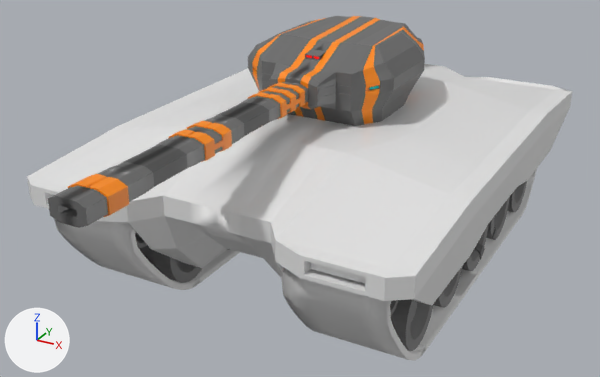
One commit to the FBX model Assets/NetcodeForGameObjects/Prefab/TankV2.fbx: the scene before it, then after it.
The view is the same before and after, from a 50 mm lens placed at (32.2, -65.7, 37.4), pointed at (-0.2, -6.8, 7.9). Arrows for +X, +Y and +Z are at lower left; the lights stay in place. Where no turn or scale is listed for an object, it has been applied to the vertices. Vertices at the same position are counted once.

The scene before the commit, as lines of its bpy script (objects in view):
```python
me_cube_001 = bpy.data.meshes.new('Cube.001')
me_cube_001.from_pydata(...)  # 388 vertices, 396 faces; spans x -16.6..16.6, y -23.4..23.4, z 0.0..11.0
me_cube_001.materials.append(mat_material_001)  # white #e7e7e7
me_cube_003 = bpy.data.meshes.new('Cube.003')
me_cube_003.from_pydata(...)  # 1890 vertices, 2341 faces; spans x 6.7..14.7, y -22.0..21.0, z -3.0..8.0
me_cube_005 = bpy.data.meshes.new('Cube.005')
me_cube_005.from_pydata(...)  # 1890 vertices, 2341 faces; spans x 6.7..14.7, y -22.0..21.0, z -3.0..8.0
me_cylinder_003 = bpy.data.meshes.new('Cylinder.003')
me_cylinder_003.from_pydata(...)  # 368 vertices, 339 faces; spans x -3.7..3.7, y -3.0..3.0, z -3.0..3.0
# faces by material slot: [303, 36]
me_cylinder_003.materials.append(mat_basebig)  # dark grey #696969
me_cylinder_003.materials.append(mat_secoundbig)  # dark grey #4d4d4d
ob_hullv2 = bpy.data.objects.new('HullV2', me_cube_001)
ob_hullv2.location = (0.0, 0.0, 3.0)
ob_trackleft = bpy.data.objects.new('TrackLeft', me_cube_003)
ob_trackleft.location = (0.0, 0.0, 3.0)
ob_trackright = bpy.data.objects.new('TrackRight', me_cube_005)
ob_trackright.location = (-21.3, 0.0, 3.0)
ob_wheel1l = bpy.data.objects.new('Wheel1L', me_cylinder_003)
ob_wheel1l.location = (10.6, -14.0, 3.5)
# also in view: 'Turret' at (0.0, -12.2, 17.3); 'Wheel1R' at (-10.6, -14.0, 3.5); 'Wheel4L' at (10.6, 7.0, 3.5)
```
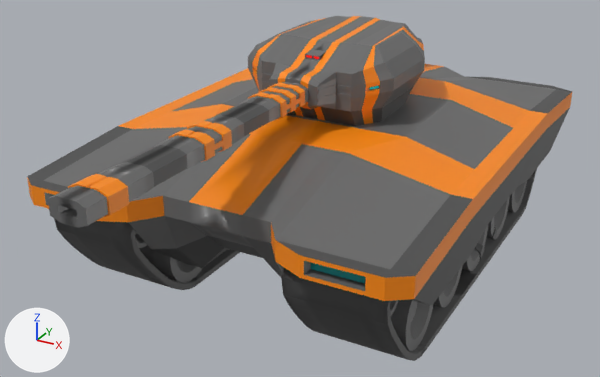
What the commit changed:
Material 'TL_Base' (mat_tl_base) is new.
Its base color is (0.0742, 0.0742, 0.0742) (dark grey #4d4d4d).
Material 'TR_Base' (mat_tr_base) is new.
Its base color is (0.0742, 0.0742, 0.0742) (dark grey #4d4d4d).
Material 'H_Secundary' (mat_h_secundary) is new.
Its base color is (1.0, 0.262, 0.0) (orange #ff8c00).
Material 'H_Thired' (mat_h_thired) is new.
Its base color is (0.0742, 0.0742, 0.0742) (dark grey #4d4d4d).
Material 'H_LightBack' (mat_h_lightback) is new.
Its base color is (0.451, 0.0, 0.0) (red #b30000).
Material 'H_LightFront' (mat_h_lightfront) is new.
Its base color is (0.0, 0.258, 0.258) (cyan #008b8b).
me_cube_005 has 1890 vertices, 2341 faces and spans x 6.7..14.7, y -22.0..21.0, z -3.0..8.0.
me_cube_005 now uses material mat_tr_base (dark grey #4d4d4d).
me_cube_003 has 1890 vertices, 2341 faces and spans x 6.7..14.7, y -22.0..21.0, z -3.0..8.0.
me_cube_003 now uses material mat_tl_base (dark grey #4d4d4d).
me_cube_001 has 388 vertices, 396 faces and spans x -16.6..16.6, y -23.4..23.4, z 0.0..11.0.
me_cube_001 is used by ob_hullv2; location (0.0, 0.0, 3.0).
me_cube_001 part 1: 84 of the faces centred in x -15.1..15.1, y -22.9..8.4, z 0.0..11.0 switch from mat_material_001 (white #e7e7e7) to mat_base (dark grey #696969).
me_cube_001 part 2: 63 of the faces centred in x -14.7..14.7, y 15.9..22.9, z 5.1..9.9 switch from mat_material_001 (white #e7e7e7) to mat_base (dark grey #696969).
me_cube_001 part 3: 85 of the faces centred in x -16.6..16.6, y -23.4..23.4, z 6.8..11.0 switch from mat_material_001 (white #e7e7e7) to mat_h_secundary (orange #ff8c00).
me_cube_001 part 4: 156 of the faces centred in x -16.4..16.4, y -22.9..23.4, z 0.0..8.9 switch from mat_material_001 (white #e7e7e7) to mat_h_thired (dark grey #4d4d4d).
me_cube_001 part 5: all 2 faces centred in x -11.5..11.5, y -22.8, z 7.6 switch from mat_material_001 (white #e7e7e7) to mat_h_lightfront (cyan #008b8b).
me_cube_001 now uses material mat_h_lightback (red #b30000).

Where the change shows, as pixel boxes (x1, y1, x2, y2) in the pictures (600 x 377 px):
'TrackLeft', recoloured: (281, 169, 537, 361) in both
'TrackRight', recoloured: (54, 219, 240, 290) in both
part 1 of me_cube_001, recoloured (white to grey): (43, 79, 513, 291) in both
part 2 of me_cube_001, recoloured: (420, 66, 556, 111) in both
part 3 of me_cube_001, recoloured (white to orange): (27, 64, 572, 301) in both
part 4 of me_cube_001, recoloured (white to grey): (27, 77, 572, 305) in both
part 5 of me_cube_001, recoloured (grey to cyan): (53, 195, 366, 283) in both
